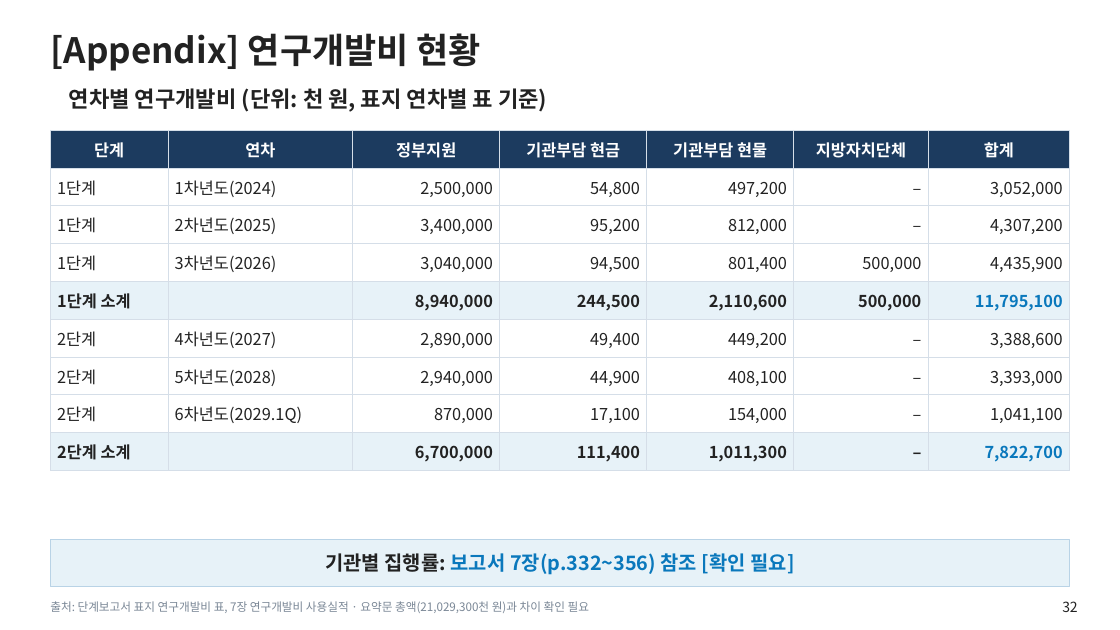
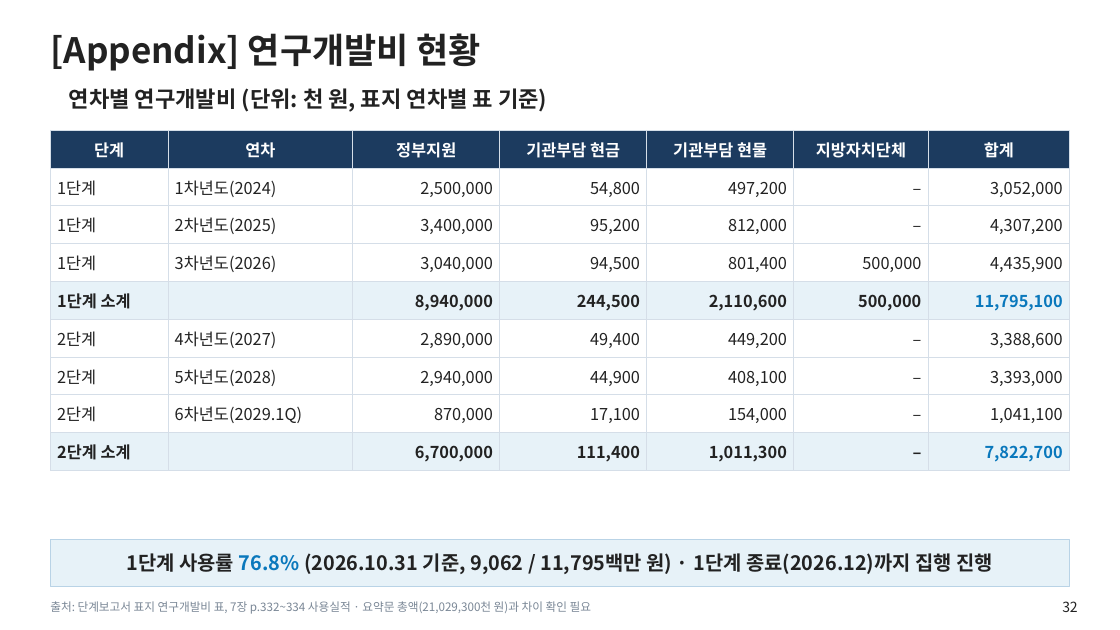
Before and after one commit to jungdw180-debug/h2, a slide deck: slide 32 of slides/1단계_단계평가_본평가판.pptx. Drawn at 1120x630 pixels with LibreOffice and Linux fonts; fonts in the diff are those of the drawing; background and template pictures are left out. Boxes give left, top, right and bottom in pixels: in the first picture for what was removed or moved away, otherwise in the second. Text is boxed around its words. In the diff, an @@ line names an element or a change of style, - is before the commit and + after.

```diff
--- a/slides/1단계_단계평가_본평가판.pptx
+++ b/slides/1단계_단계평가_본평가판.pptx
@@ text in rectangle at [127,553,994,574]: text changed; text colour #0A78BC to #222222 @@
-기관별 집행률: 보고서 7장(p.332~356) 참조 [확인 필요]
+1단계 사용률 76.8% (2026.10.31 기준, 9,062 / 11,795백만 원) · 1단계 종료(2026.12)까지 집행 진행
@@ text at [50,601,591,614]: text changed @@
-출처: 단계보고서 표지 연구개발비 표, 7장 연구개발비 사용실적 · 요약문 총액(21,029,300천 원)과 차이 확인 필요
+출처: 단계보고서 표지 연구개발비 표, 7장 p.332~334 사용실적 · 요약문 총액(21,029,300천 원)과 차이 확인 필요
```
Also in this commit, not shown: 12 other slides changed, 1 slide added, 9 other files.
